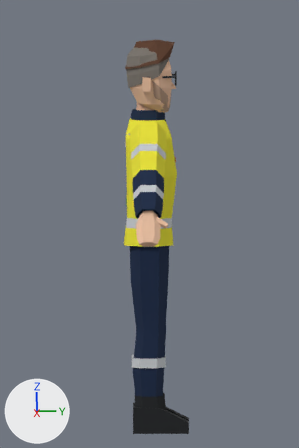
A saved change to the Blender file characters/glasses_ceo/glasses_ceo_ppe.blend.
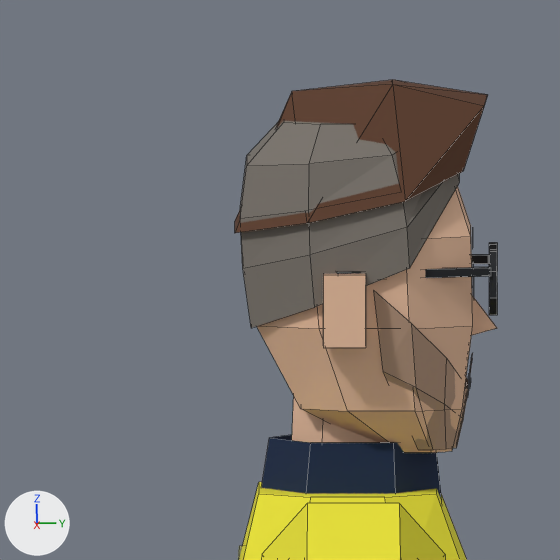
There are two pictures of each version: one from the file's camera 'Cam', one close up on the part from 27% to 63% of the width and 5% to 30% of the height. Arrows for +X, +Y and +Z are at lower left; the lights stay in place. The older version's two pictures come first. The close-ups show mesh edges as thin lines.

Before the edit, the objects in view are built like this:
```python
me_glasses_ceo_ppe = bpy.data.meshes.new('glasses_ceo_ppe')
me_glasses_ceo_ppe.from_pydata(...)  # 791 vertices, 568 faces; spans x -0.65..0.65, y -0.12..0.18, z 0.0..1.79
me_glasses_ceo_ppe.materials.append(mat_m_characterpalette)  # picture img_palette_png
ob_glasses_ceo_ppe = bpy.data.objects.new('glasses_ceo_ppe', me_glasses_ceo_ppe)
ob_glasses_ceo_ppe.location = (0.0, 0.0, 0.0)
```
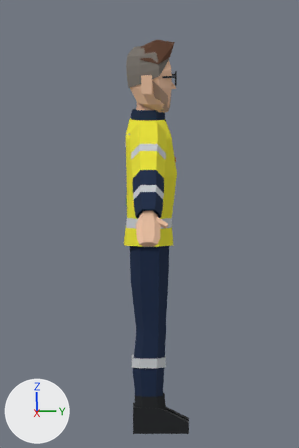
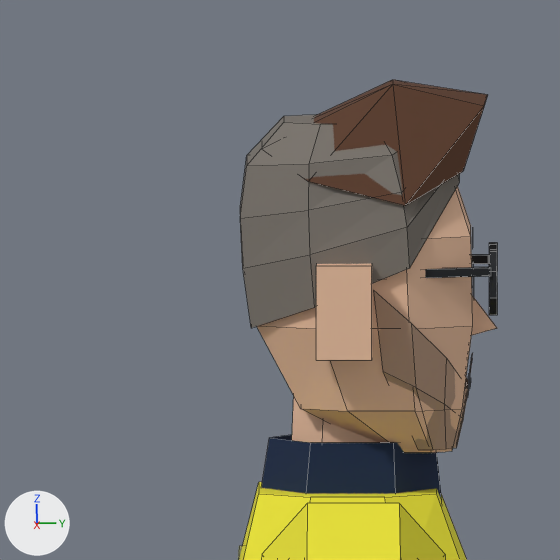
What differs and where, as boxes (x1, y1, x2, y2) in the close-ups (560 x 560 px; the box of a moved part takes in the faces that stretch with it):
'glasses_ceo_ppe', reshaped: before (235, 80, 497, 560); after (238, 80, 497, 560)
part 1 of me_glasses_ceo_ppe, moved or reshaped: before (323, 274, 366, 348); after (316, 264, 372, 360)
part 2 of me_glasses_ceo_ppe, moved or reshaped: before (235, 80, 405, 233); after (304, 80, 405, 206)

The change in detail:
me_glasses_ceo_ppe is used by ob_glasses_ceo_ppe; location (0.0, 0.0, 0.0).
me_glasses_ceo_ppe had 791 vertices, 568 faces and spanned x -0.65..0.65, y -0.12..0.18, z 0.0..1.79.
me_glasses_ceo_ppe now has 790 vertices, 566 faces and spans x -0.65..0.65, y -0.12..0.18, z 0.0..1.79.
me_glasses_ceo_ppe part 1: the loose piece of 8 vertices spanning x 0.11..0.14, y -0.03..0.01, z 1.57..1.63 is moved by (0.01, 0.0, 0.0).
Part 2, on me_glasses_ceo_ppe:
5 vertices are removed from x -0.12..0.12, y -0.11..-0.05, z 1.66..1.78.
10 faces are deleted.
4 vertices are added at (-0.11, -0.05, 1.71), (0.11, -0.05, 1.71), (-0.05, -0.09, 1.74), (0.05, -0.09, 1.74).
8 new faces join them.
Other edits to the shape of me_glasses_ceo_ppe do not show in these pictures.
